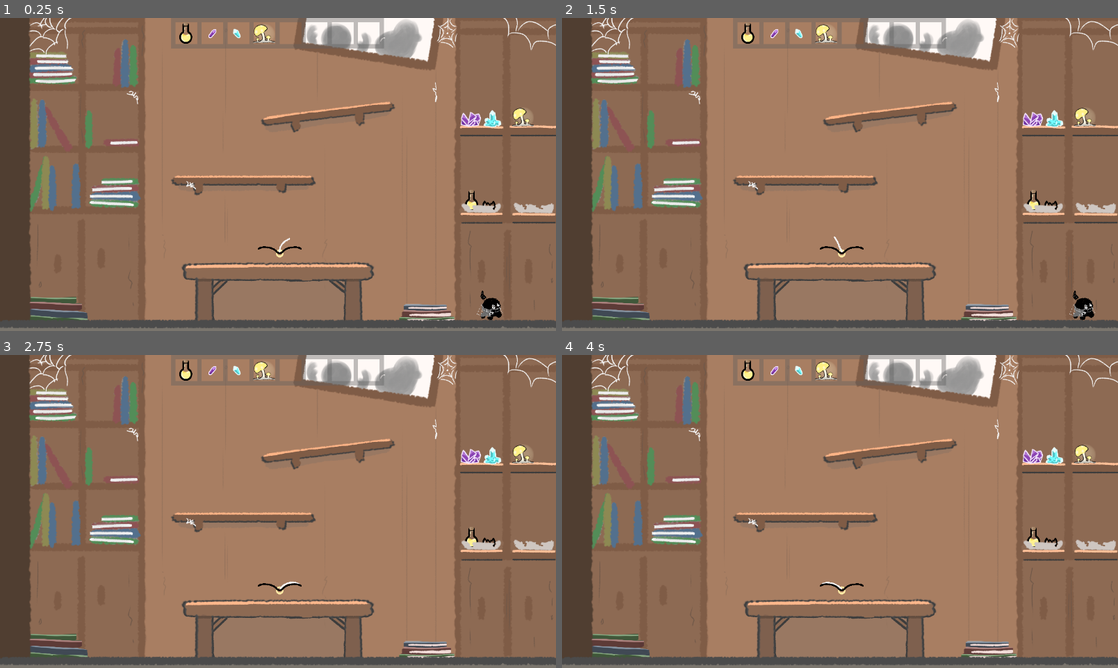
Above: before the commit, frames 1-4 (two rows, left to right).
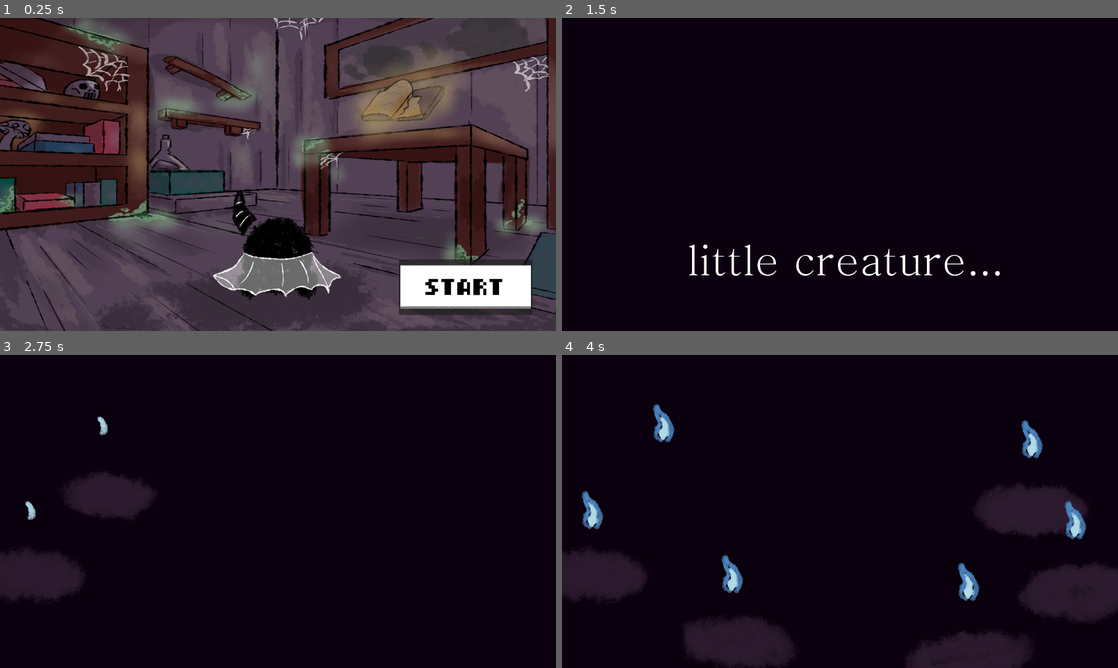
Above: after the commit, the same moments.

Repository: AlexXie7/Dimi
Game: Godot game, scene res://Scenes/Title Screen.tscn
The game is run twice, just before and just after one commit, with the same random seed, the same clock (stepped at 60 frames per second) and the same inputs. Before the commit the project starts from res://Scenes/Level1.tscn.
Inputs (mouse positions are in pixels of both pictures, inside the frame that each line leads up to):
- Up to frame 1 (0.25 s): no input
- Up to frame 2 (1.5 s): click (1029, 287) at 0.52 s; tap Enter at 1.25 s; hold D (move_right) from 1.28 s (still down); tap S (drop) at 1.35 s
- Up to frame 3 (2.75 s): keep holding D (move_right); tap Space (jump) at 1.52, 2.27 s; tap F (interact) at 1.55, 2.1 s; tap S (drop) at 2.3 s
- Up to frame 4 (4 s): release D (move_right) at 2.78 s; hold A (move_left) 2.78-3.53 s; tap S (drop) at 2.85, 3.8 s; tap F (interact) at 3.05, 3.6 s; hold D (move_right) from 3.53 s (still down); tap Space (jump) at 3.77 s

The runs differ from the first frame. In frame 1, 96% of the frame differs, in the area x 0-100%, y 0-100%; in frame 2, 100%; in frame 3, 100%; in frame 4, 100%.

Commit message:
updates

Diff:
--- a/Scenes/InteractArea.tscn
+++ b/Scenes/InteractArea.tscn
@@ -1,9 +1,25 @@
-[gd_scene load_steps=3 format=3 uid="uid://d2p02jgxh4p6r"]
+[gd_scene load_steps=6 format=3 uid="uid://d2p02jgxh4p6r"]
 
 [ext_resource type="Script" path="res://Scripts/InteractArea.gd" id="1_oj1gk"]
+[ext_resource type="Texture2D" uid="uid://bib722ncogu46" path="res://Sprites/Effects/Shine/Off_Shine.png" id="2_kleis"]
+[ext_resource type="Texture2D" uid="uid://ckryht3amu5sc" path="res://Sprites/Effects/Shine/On_Shine.png" id="3_8qn4x"]
 
 [sub_resource type="CircleShape2D" id="CircleShape2D_wn7f0"]
 radius = 19.0263
+
+[sub_resource type="SpriteFrames" id="SpriteFrames_3ilgv"]
+animations = [{
+"frames": [{
+"duration": 1.0,
+"texture": ExtResource("2_kleis")
+}, {
+"duration": 1.0,
+"texture": ExtResource("3_8qn4x")
+}],
+"loop": true,
+"name": &"default",
+"speed": 2.0
+}]
 
 [node name="InteractArea" type="Area2D"]
 collision_layer = 2
@@ -13,3 +29,9 @@
 
 [node name="CollisionShape2D" type="CollisionShape2D" parent="."]
 shape = SubResource("CircleShape2D_wn7f0")
+
+[node name="Sparkle" type="AnimatedSprite2D" parent="."]
+position = Vector2(16, -22)
+sprite_frames = SubResource("SpriteFrames_3ilgv")
+autoplay = "default"
+frame_progress = 0.908887
--- /dev/null
+++ b/Scenes/IntroVideo.gd
@@ -0,0 +1,15 @@
+extends Control
+
+
+# Called when the node enters the scene tree for the first time.
+func _ready():
+	pass # Replace with function body.
+
+
+# Called every frame. 'delta' is the elapsed time since the previous frame.
+func _process(delta):
+	pass
+
+
+func _on_intro_video_animation_finished():
+	get_tree().change_scene_to_file("res://Scenes/Level1.tscn")
--- /dev/null
+++ b/Scenes/IntroVideo.tscn
@@ -0,0 +1,105 @@
+[gd_scene load_steps=22 format=3 uid="uid://dswnuehd638b2"]
+
+[ext_resource type="Texture2D" uid="uid://bktaklutr1lvb" path="res://Sprites/IntroVideo/0t.png" id="1_bnvso"]
+[ext_resource type="Script" path="res://Scenes/IntroVideo.gd" id="1_y4crf"]
+[ext_resource type="Texture2D" uid="uid://cg5yomnkjwunn" path="res://Sprites/IntroVideo/1.png" id="2_aiggw"]
+[ext_resource type="Texture2D" uid="uid://d4dncjomach1" path="res://Sprites/IntroVideo/2.png" id="3_3r6ww"]
+[ext_resource type="Texture2D" uid="uid://dnvloenpo1tlb" path="res://Sprites/IntroVideo/3.png" id="4_75ehi"]
+[ext_resource type="Texture2D" uid="uid://d22i11n2i2d3d" path="res://Sprites/IntroVideo/4.png" id="5_jx42w"]
+[ext_resource type="Texture2D" uid="uid://cu2umnxj2aq2x" path="res://Sprites/IntroVideo/5.png" id="6_uj6ou"]
+[ext_resource type="Texture2D" uid="uid://cdt87maw7370v" path="res://Sprites/IntroVideo/6.png" id="7_7viiu"]
+[ext_resource type="Texture2D" uid="uid://h73s2xtwdyjk" path="res://Sprites/IntroVideo/7.png" id="8_lyu2i"]
+[ext_resource type="Texture2D" uid="uid://dn2w8n8v3a62m" path="res://Sprites/IntroVideo/8.png" id="9_j6hcm"]
+[ext_resource type="Texture2D" uid="uid://c500yy0c8tyht" path="res://Sprites/IntroVideo/9.png" id="10_7f40y"]
+[ext_resource type="Texture2D" uid="uid://c4e2e53bfuxi8" path="res://Sprites/IntroVideo/10.png" id="11_16g08"]
+[ext_resource type="Texture2D" uid="uid://c6ic7rx00n8wo" path="res://Sprites/IntroVideo/11.png" id="12_7fgh7"]
+[ext_resource type="Texture2D" uid="uid://84hf763jtxrm" path="res://Sprites/IntroVideo/12.png" id="13_1ojxp"]
+[ext_resource type="Texture2D" uid="uid://bdeke62rwk0o" path="res://Sprites/IntroVideo/13.png" id="14_2xg7v"]
+[ext_resource type="Texture2D" uid="uid://bx2mmnh4jfl6t" path="res://Sprites/IntroVideo/13t.png" id="15_m0k8v"]
+[ext_resource type="Texture2D" uid="uid://cbg28xcvd6sax" path="res://Sprites/IntroVideo/14.png" id="16_bahpu"]
+[ext_resource type="Texture2D" uid="uid://bns6ulgcglwd8" path="res://Sprites/IntroVideo/14t.png" id="17_bp23l"]
+[ext_resource type="Texture2D" uid="uid://c0j3m63kjurbp" path="res://Sprites/IntroVideo/15t.png" id="18_3bft2"]
+[ext_resource type="Texture2D" uid="uid://b3xdef6yp4f66" path="res://Sprites/IntroVideo/15.png" id="19_w6dsk"]
+
+[sub_resource type="SpriteFrames" id="SpriteFrames_8o8rp"]
+animations = [{
+"frames": [{
+"duration": 8.0,
+"texture": ExtResource("1_bnvso")
+}, {
+"duration": 1.0,
+"texture": ExtResource("2_aiggw")
+}, {
+"duration": 1.0,
+"texture": ExtResource("3_3r6ww")
+}, {
+"duration": 1.0,
+"texture": ExtResource("4_75ehi")
+}, {
+"duration": 1.0,
+"texture": ExtResource("5_jx42w")
+}, {
+"duration": 1.0,
+"texture": ExtResource("6_uj6ou")
+}, {
+"duration": 1.0,
+"texture": ExtResource("7_7viiu")
+}, {
+"duration": 1.0,
+"texture": ExtResource("8_lyu2i")
+}, {
+"duration": 1.0,
+"texture": ExtResource("9_j6hcm")
+}, {
+"duration": 1.0,
+"texture": ExtResource("10_7f40y")
+}, {
+"duration": 1.0,
+"texture": ExtResource("11_16g08")
+}, {
+"duration": 1.0,
+"texture": ExtResource("12_7fgh7")
+}, {
+"duration": 1.0,
+"texture": ExtResource("13_1ojxp")
+}, {
+"duration": 1.0,
+"texture": ExtResource("14_2xg7v")
+}, {
+"duration": 8.0,
+"texture": ExtResource("15_m0k8v")
+}, {
+"duration": 1.0,
+"texture": ExtResource("16_bahpu")
+}, {
+"duration": 4.0,
+"texture": ExtResource("17_bp23l")
+}, {
+"duration": 4.0,
+"texture": ExtResource("18_3bft2")
+}, {
+"duration": 1.0,
+"texture": ExtResource("19_w6dsk")
+}],
+"loop": false,
+"name": &"default",
+"speed": 5.0
+}]
+
+[node name="IntroVideo" type="Control"]
+layout_mode = 3
+anchors_preset = 15
+anchor_right = 1.0
+anchor_bottom = 1.0
+grow_horizontal = 2
+grow_vertical = 2
+script = ExtResource("1_y4crf")
+
+[node name="IntroVideo" type="AnimatedSprite2D" parent="."]
+sprite_frames = SubResource("SpriteFrames_8o8rp")
+autoplay = "default"
+frame = 18
+frame_progress = 1.0
+centered = false
+
+[connection signal="animation_finished" from="IntroVideo" to="." method="_on_intro_video_animation_finished"]
--- a/Scenes/Level1.tscn
+++ b/Scenes/Level1.tscn
@@ -23,6 +23,7 @@
 [ext_resource type="Texture2D" uid="uid://bsrxymtsqq2jr" path="res://Sprites/Items/P_Purple_Gem.png" id="21_0n208"]
 [ext_resource type="Texture2D" uid="uid://cmi058336ubk4" path="res://Sprites/Items/U_Broken_Vial.png" id="22_5d45r"]
 [ext_resource type="Texture2D" uid="uid://d1b8mrli8sit1" path="res://Sprites/Items/Book.png" id="23_f0vcx"]
+[ext_resource type="Texture2D" uid="uid://dovnapk24w3vm" path="res://Sprites/Items/Cauldron/cauldron_in_room.png" id="23_h2d25"]
 
 [sub_resource type="RectangleShape2D" id="RectangleShape2D_doao0"]
 size = Vector2(1279, 20)
@@ -38,6 +39,12 @@
 
 [sub_resource type="RectangleShape2D" id="RectangleShape2D_q6yp3"]
 size = Vector2(433, 37)
+
+[sub_resource type="RectangleShape2D" id="RectangleShape2D_yeqp0"]
+size = Vector2(65, 865)
+
+[sub_resource type="RectangleShape2D" id="RectangleShape2D_3a3fp"]
+size = Vector2(32, 868)
 
 [sub_resource type="AtlasTexture" id="AtlasTexture_eupqv"]
 atlas = ExtResource("23_f0vcx")
@@ -163,6 +170,7 @@
 position = Vector2(639, 35)
 
 [node name="Hotbar" type="Sprite2D" parent="UI"]
+visible = false
 texture = ExtResource("3_20pli")
 
 [node name="CSmallPurpleGem" type="Sprite2D" parent="UI/Hotbar"]
@@ -277,53 +285,91 @@
 shape = SubResource("RectangleShape2D_q6yp3")
 one_way_collision = true
 
+[node name="Scene Walls" type="Node2D" parent="Platforms"]
+position = Vector2(-607, 18)
+
+[node name="LeftWall" type="StaticBody2D" parent="Platforms/Scene Walls"]
+
+[node name="LeftWallCollision" type="CollisionShape2D" parent="Platforms/Scene Walls/LeftWall"]
+visible = false
+z_index = 11
+position = Vector2(0.5, -90.5)
+shape = SubResource("RectangleShape2D_yeqp0")
+
+[node name="RightWall" type="StaticBody2D" parent="Platforms/Scene Walls"]
+position = Vector2(1263, -34)
+
+[node name="RightWallCollision" type="CollisionShape2D" parent="Platforms/Scene Walls/RightWall"]
+visible = false
+z_index = 11
+position = Vector2(-6, -59)
+shape = SubResource("RectangleShape2D_3a3fp")
+
 [node name="Items" type="Node2D" parent="."]
 z_index = 15
 position = Vector2(640, 360)
 
-[node name="PBlueGem" type="Sprite2D" parent="Items"]
-position = Vector2(493, -128)
+[node name="Interactables" type="Node2D" parent="Items"]
+
+[node name="PBlueGem" type="Sprite2D" parent="Items/Interactables"]
+position = Vector2(586, -128)
 texture = ExtResource("19_5q0pn")
 
-[node name="InteractArea" parent="Items/PBlueGem" instance=ExtResource("20_82eyj")]
+[node name="InteractArea" parent="Items/Interactables/PBlueGem" instance=ExtResource("20_82eyj")]
 interact_label = "Blue Gem"
 interact_type = "pickup"
 interact_value = "blue_gem"
 
-[node name="PLightMushroom" type="Sprite2D" parent="Items"]
-position = Vector2(564, -132)
+[node name="PLightMushroom" type="Sprite2D" parent="Items/Interactables"]
+z_index = -9
+position = Vector2(591, 59)
 texture = ExtResource("7_rfmy2")
 
-[node name="InteractArea" parent="Items/PLightMushroom" instance=ExtResource("20_82eyj")]
+[node name="InteractArea" parent="Items/Interactables/PLightMushroom" instance=ExtResource("20_82eyj")]
 interact_label = "Light Mushroom"
 interact_type = "pickup"
 interact_value = "light_mushroom"
 
-[node name="PLightPotion" type="Sprite2D" parent="Items"]
+[node name="PLightPotion" type="Sprite2D" parent="Items/Interactables"]
 z_index = -9
 position = Vector2(446, 60)
 texture = ExtResource("6_syriw")
 
-[node name="InteractArea" parent="Items/PLightPotion" instance=ExtResource("20_82eyj")]
+[node name="InteractArea" parent="Items/Interactables/PLightPotion" instance=ExtResource("20_82eyj")]
 interact_label = "Light Potion"
 interact_type = "pickup"
 interact_value = "light_potion"
 
-[node name="PPurpleGem" type="Sprite2D" parent="Items"]
-position = Vector2(444, -129)
+[node name="PPurpleGem" type="Sprite2D" parent="Items/Interactables"]
+position = Vector2(467, -129)
 texture = ExtResource("21_0n208")
 
-[node name="InteractArea" parent="Items/PPurpleGem" instance=ExtResource("20_82eyj")]
+[node name="InteractArea" parent="Items/Interactables/PPurpleGem" instance=ExtResource("20_82eyj")]
 interact_label = "Purple Gem"
 interact_type = "pickup"
 interact_value = "purple_gem"
+
+[node name="Book" type="AnimatedSprite2D" parent="Items/Interactables"]
+position = Vector2(4, 151)
+sprite_frames = SubResource("SpriteFrames_v0ljk")
+autoplay = "default"
+
+[node name="InteractArea" parent="Items/Interactables/Book" instance=ExtResource("20_82eyj")]
+position = Vector2(0, 27)
+interact_label = "Potion Recipe"
+interact_type = "pickup"
+interact_value = "page1"
+
+[node name="Cauldron" type="Sprite2D" parent="Items/Interactables"]
+position = Vector2(-335, 247)
+texture = ExtResource("23_h2d25")
+
+[node name="InteractArea" parent="Items/Interactables/Cauldron" instance=ExtResource("20_82eyj")]
+scale = Vector2(6, 6)
+interact_label = "Cauldron"
+interact_type = "createPotion"
 
 [node name="UBrokenVial" type="Sprite2D" parent="Items"]
 z_index = -9
 position = Vector2(486, 62)
 texture = ExtResource("22_5d45r")
-
-[node name="Book" type="AnimatedSprite2D" parent="Items"]
-position = Vector2(4, 151)
-sprite_frames = SubResource("SpriteFrames_v0ljk")
-autoplay = "default"
--- a/Scenes/Level2.tscn
+++ b/Scenes/Level2.tscn
@@ -14,6 +14,11 @@
 position = Vector2(421, 959)
 
 [node name="Camera2D" type="Camera2D" parent="Player"]
+limit_left = 0
+limit_top = 0
+limit_right = 2560
+limit_bottom = 1440
+limit_smoothed = true
 
 [node name="Platform 1" type="StaticBody2D" parent="."]
 position = Vector2(315, 1318)
--- a/Scenes/Title Screen.tscn
+++ b/Scenes/Title Screen.tscn
@@ -1,6 +1,58 @@
-[gd_scene load_steps=2 format=3 uid="uid://d4euqyffdfxhj"]
+[gd_scene load_steps=14 format=3 uid="uid://d4euqyffdfxhj"]
 
 [ext_resource type="Script" path="res://Scripts/Title Screen.gd" id="1_5owmd"]
+[ext_resource type="Texture2D" uid="uid://00dn1nrlls3t" path="res://Sprites/Title/Play1.png" id="2_oa4ov"]
+[ext_resource type="Texture2D" uid="uid://ff6cqn8w188r" path="res://Sprites/Title/Play2.png" id="3_hegln"]
+[ext_resource type="Texture2D" uid="uid://b8e2vagg6rus0" path="res://Sprites/Title/startscreenstr.png" id="4_rw5nl"]
+[ext_resource type="Texture2D" uid="uid://c8hgnmi34ftnv" path="res://Sprites/Title/dimi1.png" id="5_legyl"]
+[ext_resource type="Texture2D" uid="uid://ctgu5wr15juv" path="res://Sprites/Title/dimi2.png" id="6_oxv2o"]
+[ext_resource type="Texture2D" uid="uid://cdx2524a8mkml" path="res://Sprites/Title/dimi3.png" id="7_k63vr"]
+[ext_resource type="Texture2D" uid="uid://oqsraqbvwon7" path="res://Sprites/Title/book1.png" id="8_3gwmw"]
+[ext_resource type="Texture2D" uid="uid://1rgxn6fju7sh" path="res://Sprites/Title/book2.png" id="9_iyysu"]
+[ext_resource type="Texture2D" uid="uid://dn65hvc4ojw1d" path="res://Sprites/Title/book3.png" id="10_iloct"]
+
+[sub_resource type="AnimatedTexture" id="AnimatedTexture_lntn0"]
+frames = 2
+frame_0/texture = ExtResource("2_oa4ov")
+frame_1/texture = ExtResource("3_hegln")
+frame_1/duration = 1.0
+
+[sub_resource type="SpriteFrames" id="SpriteFrames_xnddv"]
+animations = [{
+"frames": [{
+"duration": 1.0,
+"texture": ExtResource("5_legyl")
+}, {
+"duration": 1.0,
+"texture": ExtResource("6_oxv2o")
+}, {
+"duration": 1.0,
+"texture": ExtResource("7_k63vr")
+}],
+"loop": true,
+"name": &"default",
+"speed": 5.0
+}]
+
+[sub_resource type="SpriteFrames" id="SpriteFrames_vd7jp"]
+animations = [{
+"frames": [{
+"duration": 1.0,
+"texture": ExtResource("8_3gwmw")
+}, {
+"duration": 1.0,
+"texture": ExtResource("9_iyysu")
+}, {
+"duration": 1.0,
+"texture": ExtResource("10_iloct")
+}, {
+"duration": 1.0,
+"texture": ExtResource("9_iyysu")
+}],
+"loop": true,
+"name": &"default",
+"speed": 5.0
+}]
 
 [node name="TitleScreen" type="Control"]
 layout_mode = 3
@@ -12,11 +64,26 @@
 script = ExtResource("1_5owmd")
 
 [node name="Level1Button" type="Button" parent="."]
-layout_mode = 0
-offset_left = 574.0
-offset_top = 355.0
-offset_right = 615.0
-offset_bottom = 386.0
-text = "Play"
+offset_left = 918.0
+offset_top = 555.0
+offset_right = 1226.0
+offset_bottom = 683.0
+icon = SubResource("AnimatedTexture_lntn0")
+
+[node name="Background" type="Sprite2D" parent="."]
+z_index = -2
+texture = ExtResource("4_rw5nl")
+centered = false
+
+[node name="Dimi" type="AnimatedSprite2D" parent="."]
+position = Vector2(640, 520)
+sprite_frames = SubResource("SpriteFrames_xnddv")
+autoplay = "default"
+frame_progress = 0.110819
+
+[node name="Book" type="AnimatedSprite2D" parent="."]
+position = Vector2(940, 169)
+sprite_frames = SubResource("SpriteFrames_vd7jp")
+frame_progress = 0.447542
 
 [connection signal="pressed" from="Level1Button" to="." method="_on_level_1_button_pressed"]
--- a/Scenes/player.tscn
+++ b/Scenes/player.tscn
@@ -1,38 +1,88 @@
-[gd_scene load_steps=19 format=3 uid="uid://cknui0tathq7y"]
+[gd_scene load_steps=28 format=3 uid="uid://cknui0tathq7y"]
 
 [ext_resource type="Script" path="res://Scripts/player.gd" id="1_tq8b1"]
-[ext_resource type="Texture2D" uid="uid://bhiqyek15vo1s" path="res://Sprites/Dimi/Dimi_Waddle.png" id="2_ldghu"]
+[ext_resource type="Texture2D" uid="uid://b0ai7f1bbqsbg" path="res://Sprites/Dimi/Idle1.png" id="2_0k6sv"]
+[ext_resource type="Texture2D" uid="uid://rkvq4lyaccul" path="res://Sprites/Dimi/Lf1r.png" id="2_y3h2a"]
+[ext_resource type="Texture2D" uid="uid://6h30fy2uq3mm" path="res://Sprites/Dimi/Lf2r.png" id="3_hedmp"]
+[ext_resource type="Texture2D" uid="uid://duwsrpnqitsc2" path="res://Sprites/Dimi/Idle2.png" id="3_pgi0v"]
 [ext_resource type="Texture2D" uid="uid://lll6vm0uvw8n" path="res://Sprites/Effects/grabTooltip.png" id="3_w0c0r"]
+[ext_resource type="Texture2D" uid="uid://bplvfd2veryvq" path="res://Sprites/Dimi/Idle3.png" id="4_35mvn"]
+[ext_resource type="Texture2D" uid="uid://dqy2ufn13whk" path="res://Sprites/Dimi/Lf3r.png" id="4_hsm2a"]
+[ext_resource type="Texture2D" uid="uid://dbixfr7ofcmpe" path="res://Sprites/Dimi/f1.png" id="5_ga4mh"]
+[ext_resource type="Texture2D" uid="uid://dfwlrd5hc6q20" path="res://Sprites/Dimi/f2.png" id="6_l0lkn"]
+[ext_resource type="Texture2D" uid="uid://duyif7c00ffqa" path="res://Sprites/Dimi/f3.png" id="7_kwjka"]
+[ext_resource type="Texture2D" uid="uid://dp8lq46jbjev2" path="res://Sprites/Dimi/ido.png" id="8_8k8he"]
+[ext_resource type="Texture2D" uid="uid://baofyag3h3w01" path="res://Sprites/Dimi/ido1.png" id="9_yq5vs"]
+[ext_resource type="Texture2D" uid="uid://cjj8onvf1yksu" path="res://Sprites/Dimi/Ridle.png" id="10_dkobo"]
+[ext_resource type="Texture2D" uid="uid://crrtmpj63vkun" path="res://Sprites/Dimi/Rido1.png" id="11_a3gl3"]
 
 [sub_resource type="RectangleShape2D" id="RectangleShape2D_k3r6e"]
-size = Vector2(61, 57)
-
-[sub_resource type="AtlasTexture" id="AtlasTexture_com8a"]
-atlas = ExtResource("2_ldghu")
-region = Rect2(0, 0, 1450, 1440)
-
-[sub_resource type="AtlasTexture" id="AtlasTexture_7duoq"]
-atlas = ExtResource("2_ldghu")
-region = Rect2(1450, 0, 1450, 1440)
-
-[sub_resource type="AtlasTexture" id="AtlasTexture_a6d32"]
-atlas = ExtResource("2_ldghu")
-region = Rect2(2900, 0, 1450, 1440)
+size = Vector2(71, 57)
 
 [sub_resource type="SpriteFrames" id="SpriteFrames_pjq62"]
 animations = [{
 "frames": [{
 "duration": 1.0,
-"texture": SubResource("AtlasTexture_com8a")
-}, {
-"duration": 1.0,
-"texture": SubResource("AtlasTexture_7duoq")
-}, {
-"duration": 1.0,
-"texture": SubResource("AtlasTexture_a6d32")
+"texture": ExtResource("2_0k6sv")
+}, {
+"duration": 1.0,
+"texture": ExtResource("3_pgi0v")
+}, {
+"duration": 1.0,
+"texture": ExtResource("4_35mvn")
+}],
+"loop": true,
+"name": &"Hide",
+"speed": 5.0
+}, {
+"frames": [{
+"duration": 1.0,
+"texture": ExtResource("2_y3h2a")
+}, {
+"duration": 1.0,
+"texture": ExtResource("3_hedmp")
+}, {
+"duration": 1.0,
+"texture": ExtResource("4_hsm2a")
+}],
+"loop": true,
+"name": &"WaddleLeft",
+"speed": 5.0
+}, {
+"frames": [{
+"duration": 1.0,
+"texture": ExtResource("5_ga4mh")
+}, {
+"duration": 1.0,
+"texture": ExtResource("6_l0lkn")
+}, {
+"duration": 1.0,
+"texture": ExtResource("7_kwjka")
 }],
 "loop": true,
 "name": &"WaddleRight",
+"speed": 5.0
+}, {
+"frames": [{
+"duration": 1.0,
+"texture": ExtResource("10_dkobo")
+}, {
+"duration": 1.0,
+"texture": ExtResource("11_a3gl3")
+}],
+"loop": true,
+"name": &"idleLeft",
+"speed": 5.0
+}, {
+"frames": [{
+"duration": 1.0,
+"texture": ExtResource("8_8k8he")
+}, {
+"duration": 1.0,
+"texture": ExtResource("9_yq5vs")
+}],
+"loop": true,
+"name": &"idleRight",
 "speed": 5.0
 }]
 
@@ -109,14 +159,14 @@
 
 [node name="CollisionShape2D" type="CollisionShape2D" parent="."]
 z_index = 2
-position = Vector2(-1.5, -32.5)
+position = Vector2(3.5, -32.5)
 shape = SubResource("RectangleShape2D_k3r6e")
 
 [node name="AnimatedSprite2D" type="AnimatedSprite2D" parent="."]
-position = Vector2(0, -36)
+position = Vector2(0, -57)
 scale = Vector2(0.05, 0.05)
 sprite_frames = SubResource("SpriteFrames_pjq62")
-animation = &"WaddleRight"
+animation = &"Hide"
 
 [node name="Interaction Components" type="Node2D" parent="."]
 z_index = 1
--- a/Scripts/InteractArea.gd
+++ b/Scripts/InteractArea.gd
@@ -4,3 +4,7 @@
 @export var interact_label = "none"
 @export var interact_type = "none"
 @export var interact_value = "none"
+@export var interactable = true
+
+func hideSparkle():
+	$Sparkle.hide()
--- a/Scripts/Title Screen.gd
+++ b/Scripts/Title Screen.gd
@@ -1,4 +1,4 @@
 extends Control
 
 func _on_level_1_button_pressed():
-	get_tree().change_scene_to_file("res://Scenes/Level1.tscn")
+	get_tree().change_scene_to_file("res://Scenes/IntroVideo.tscn")
--- a/Scripts/player.gd
+++ b/Scripts/player.gd
@@ -4,6 +4,8 @@
 const SPEED = 350.0
 const JUMP_VELOCITY = -620.0
 var left = false
+var idle = true
+var crouched = false
 
 # Get the gravity from the project settings to be synced with RigidBody nodes.
 var gravity = ProjectSettings.get_setting("physics/2d/default_gravity")
@@ -33,14 +35,27 @@
 		left = true
 	if Input.is_action_just_pressed("move_right"):
 		left = false
+	if Input.is_action_just_pressed("drop"):
+		crouched = true
+		$AnimatedSprite2D.play("Hide")
+	if Input.is_action_just_released("drop"):
+		crouched = false
 
 	var direction = Input.get_axis("move_left", "move_right")
 	if direction:
+		crouched = false
 		velocity.x = direction * SPEED
-		$AnimatedSprite2D.play("WaddleRight")
+		if left:
+			$AnimatedSprite2D.play("WaddleLeft")
+		else:
+			$AnimatedSprite2D.play("WaddleRight")
 	else:
 		velocity.x = move_toward(velocity.x, 0, SPEED)
-		$AnimatedSprite2D.stop()
+		if crouched == false:
+			if left:
+				$AnimatedSprite2D.play("idleLeft")
+			else:
+				$AnimatedSprite2D.play("idleRight")
 
 	move_and_slide()
 
@@ -57,7 +72,7 @@
 	update_interactions()
 
 func update_interactions():
-	if all_interactions:
+	if all_interactions and all_interactions[0].interactable:
 		interactLabel.text = all_interactions[0].interact_label
 		$"Interaction Components/InteractionArea/ToolTip".show()
 	else:
@@ -71,8 +86,26 @@
 			"print_text": print(cur_interaction.interact_value)
 			"pickup":
 				print("Added " + cur_interaction.interact_value + " to inventory")
-				if(!inventory.has(cur_interaction.interact_value)):
-					inventory.append(cur_interaction.interact_value)
+				if(cur_interaction.interactable):
+					if(!inventory.has(cur_interaction.interact_value)):
+						inventory.append(cur_interaction.interact_value)
+						cur_interaction.interactable = false
+						cur_interaction.hideSparkle()
+						update_interactions()
 				print(inventory)
 			"createPotion":
 				print("Making potion")
+				var hasAllItems = true
+
+				for item in ["blue_gem", "purple_gem", "page1", "light_mushroom"]:
+					if item not in inventory:
+						hasAllItems = false
+
+				if hasAllItems:
+					get_tree().change_scene_to_file("res://Scenes/Level2.tscn")
+				else:
+					cur_interaction.interact_label = "Need More Ingredients"
+					update_interactions()
+			"pickupPage":
+				print("Picking up page")
+				inventory.append(cur_interaction.interact_value)
--- a/project.godot
+++ b/project.godot
@@ -11,7 +11,7 @@
 [application]
 
 config/name="Shadows And Alchemy"
-run/main_scene="res://Scenes/Level1.tscn"
+run/main_scene="res://Scenes/Title Screen.tscn"
 config/features=PackedStringArray("4.2", "GL Compatibility")
 config/icon="res://icon.svg"
 
Not shown: 1 places in Scenes/Level1.tscn that only renumber resources
Binary file added: Sprites/Dimi/Idle1.png
Not shown, added: Sprites/Dimi/Idle1.png.import
Binary file added: Sprites/Dimi/Idle2.png
Not shown, added: Sprites/Dimi/Idle2.png.import
Binary file added: Sprites/Dimi/Idle3.png
Not shown, added: Sprites/Dimi/Idle3.png.import
Binary file added: Sprites/Dimi/Lf1r.png
Not shown, added: Sprites/Dimi/Lf1r.png.import
Binary file added: Sprites/Dimi/Lf2r.png
Not shown, added: Sprites/Dimi/Lf2r.png.import
Binary file added: Sprites/Dimi/Lf3r.png
(and 69 more such lines)
